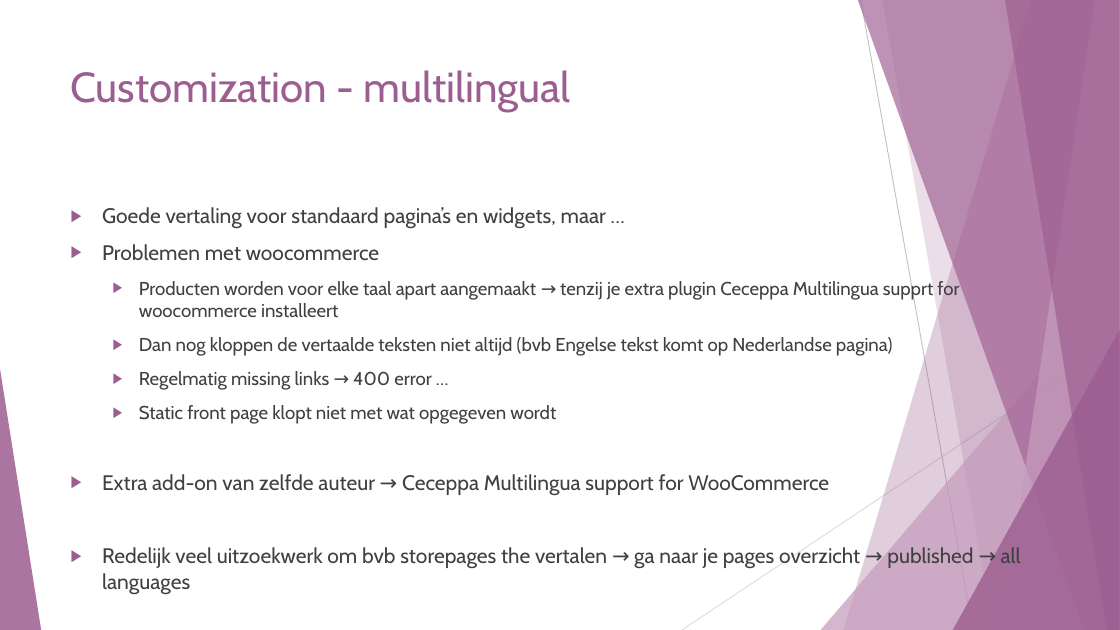
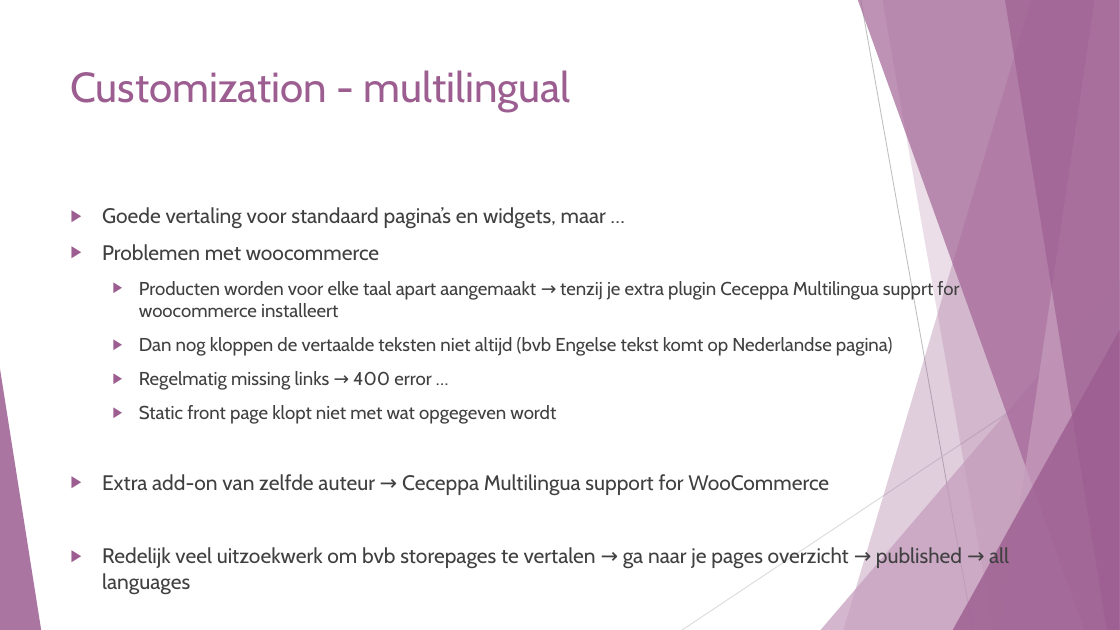
Before and after one commit to SarahJehin/WebResearch, a slide deck: slide 26 of new_technology/Wordpress - WooCommerce.pptx (slide 25 before the commit). Drawn at 1120x630 pixels with LibreOffice and Linux fonts; fonts in the diff are those of the drawing. Boxes give left, top, right and bottom in pixels: in the first picture for what was removed or moved away, otherwise in the second. Text is boxed around its words. In the diff, an @@ line names an element or a change of style, - is before the commit and + after.

```diff
--- a/new_technology/Wordpress - WooCommerce.pptx
+++ b/new_technology/Wordpress - WooCommerce.pptx
@@ text at [102,546,1009,595]: text changed @@
-▶ Redelijk veel uitzoekwerk om bvb storepages the vertalen → ga naar je pages overzicht → published → all languages
+▶ Redelijk veel uitzoekwerk om bvb storepages te vertalen → ga naar je pages overzicht → published → all languages
```
Also in this commit, not shown: 13 other slides changed, 7 slides added, 8 slides removed, 40 other files.
